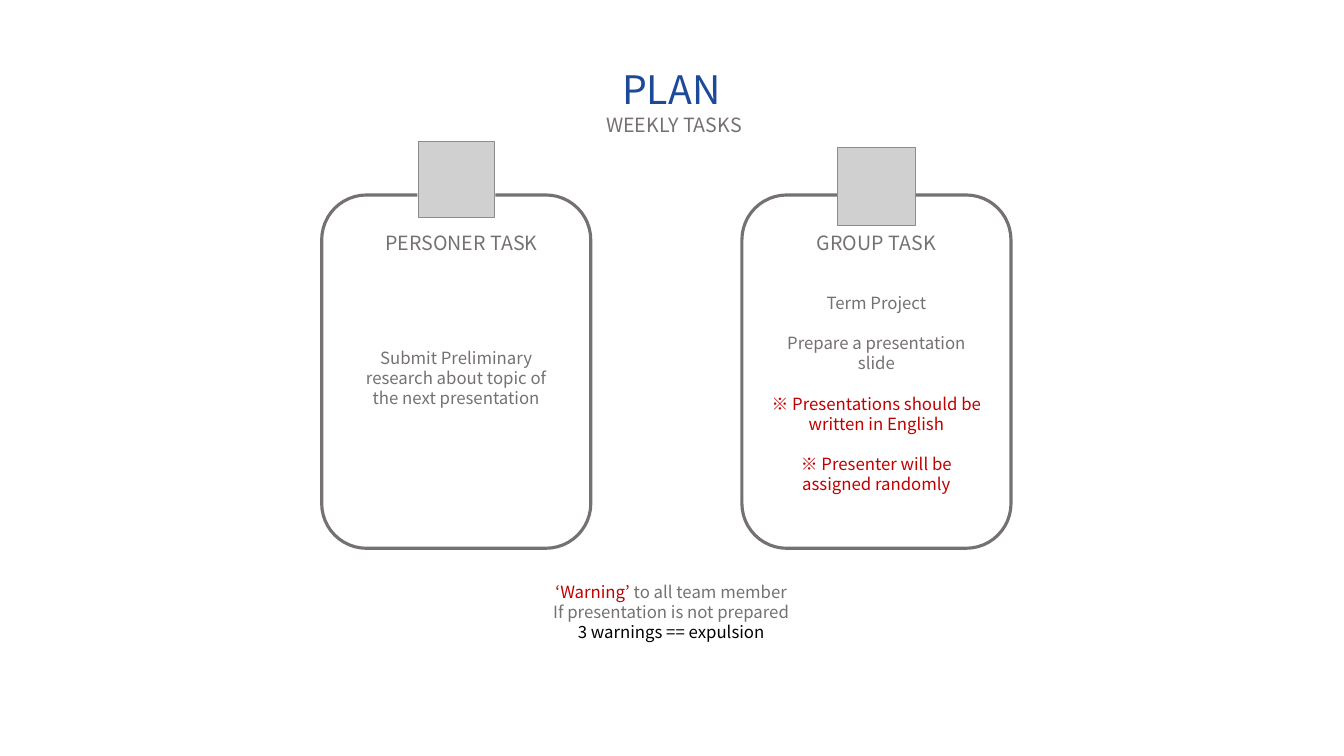
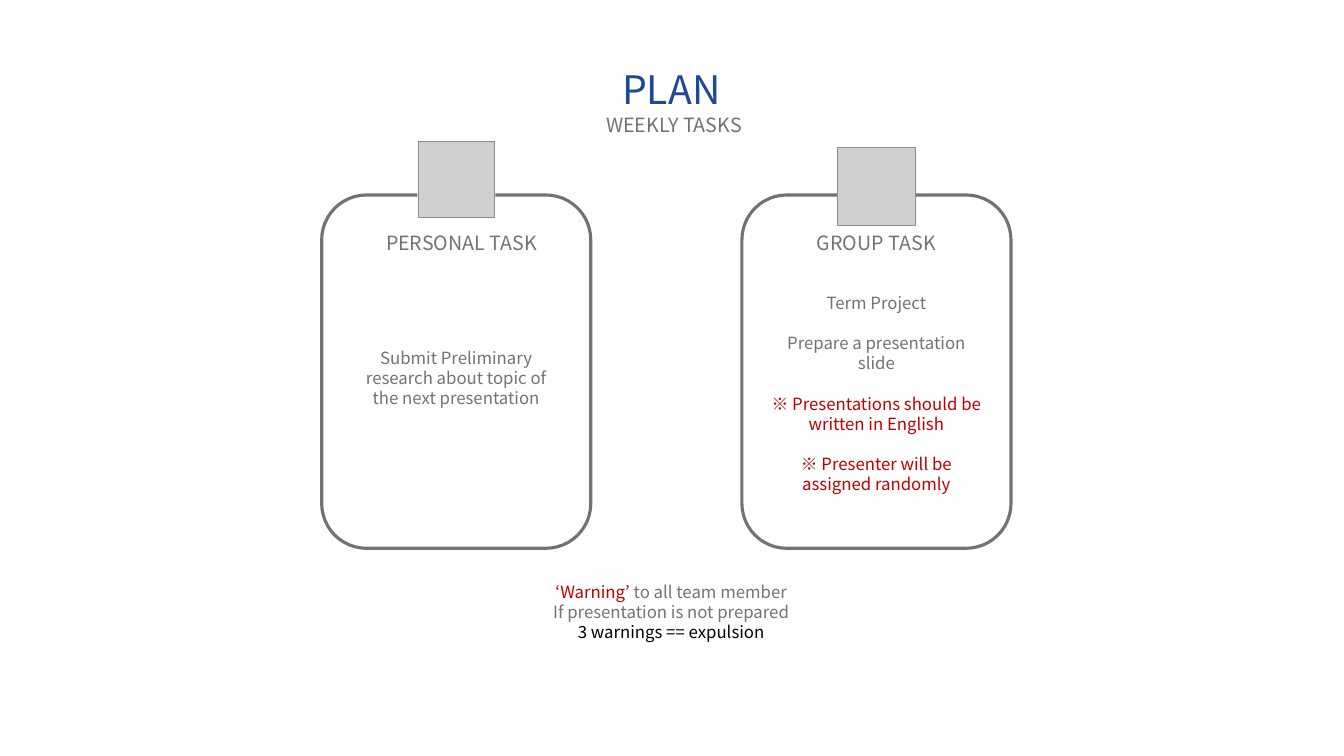
Before and after one commit to MI-RU/Winter-22-23-ML-Study, a slide deck: slide 6 of OT/Meetup-#0.pptx. Drawn at 1344x756 pixels with LibreOffice and Linux fonts; fonts in the diff are those of the drawing; grey boxes stand for pictures. Boxes give left, top, right and bottom in pixels: in the first picture for what was removed or moved away, otherwise in the second. Text is boxed around its words. In the diff, an @@ line names an element or a change of style, - is before the commit and + after.

```diff
--- a/OT/Meetup-#0.pptx
+++ b/OT/Meetup-#0.pptx
@@ text at (386,235,537,250): text changed @@
-PERSONER TASK
+PERSONAL TASK
```
Also in this commit, not shown: 1 other file.
